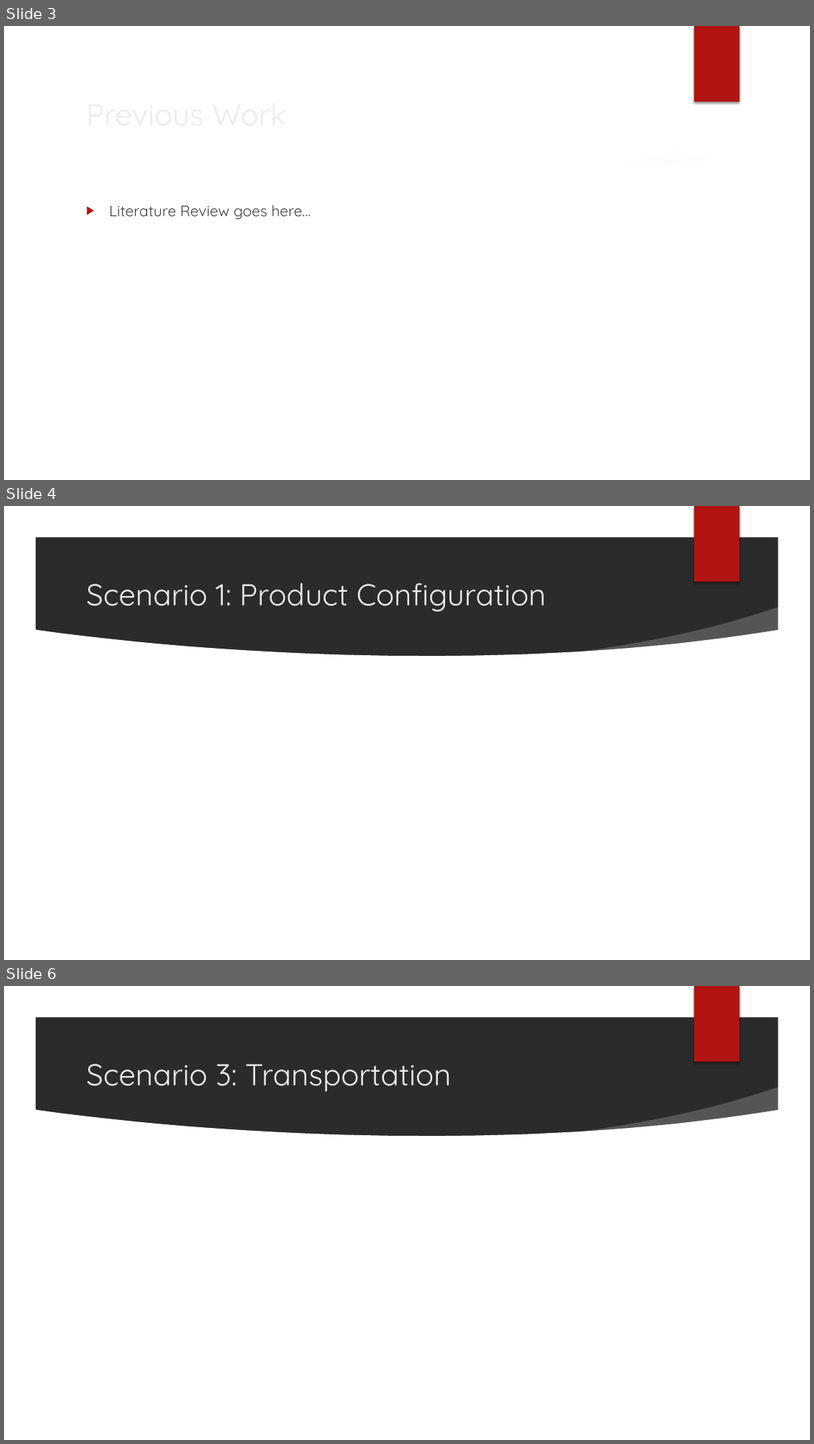
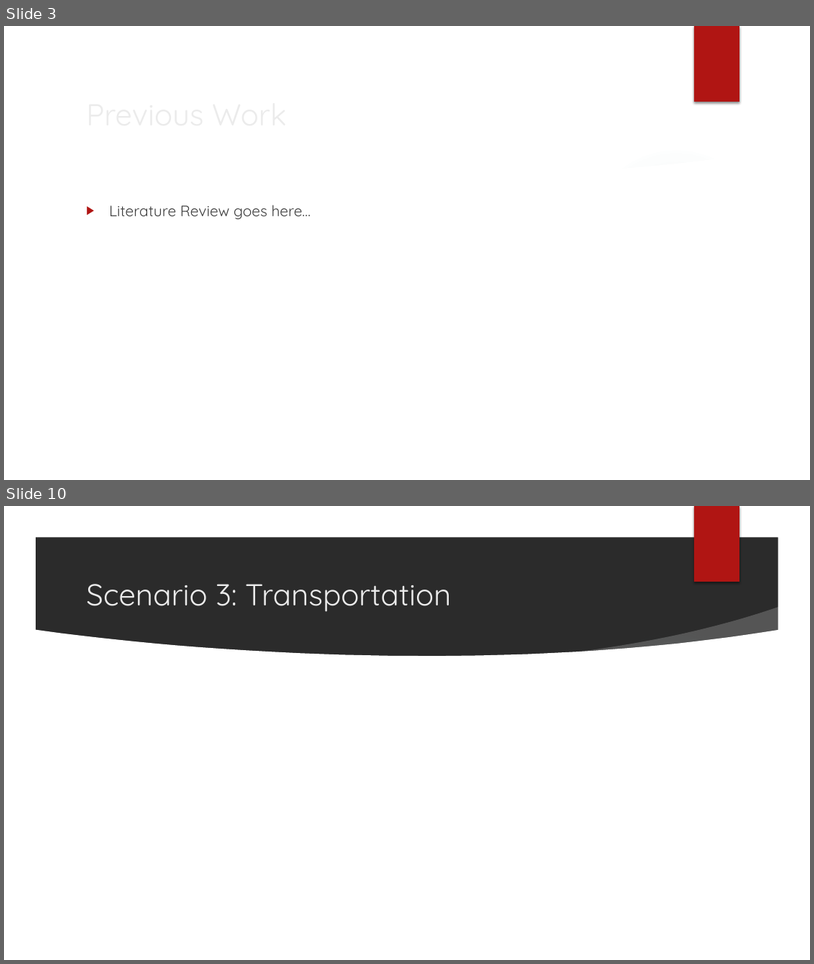
Before and after one commit to cwhd/cobot-operations, a slide deck: Cobot Cleaners.pptx. Shown one above the other, each under a label of ours: slides 3, 4 and 6 before the commit, slides 3 and 10 after it; the slides between them are not shown. The pictures are 814x1444 and 814x964 pixels, drawn with LibreOffice and Linux fonts; fonts in the diff are those of the drawing; background and template pictures are left out; a plain dark background stands for a picture behind light text. Boxes give left, top, right and bottom in pixels: in the first picture for what was removed or moved away, otherwise in the second. Text is boxed around its words. In the diff, an @@ line names an element or a change of style, - is before the commit and + after.

```diff
--- a/Cobot Cleaners.pptx
+++ b/Cobot Cleaners.pptx
@@ slide 4 removed at (4, 506, 810, 960), background picture (left out); not listed: 7 template elements that a slide beside it also shows @@
@@ title removed at (86, 583, 547, 612) @@
-Scenario 1: Product Configuration
@@ what was slide 6 is now slide 10 @@
```
Also in this commit, not shown: 2 slides changed, 5 slides added, 1 other file.
